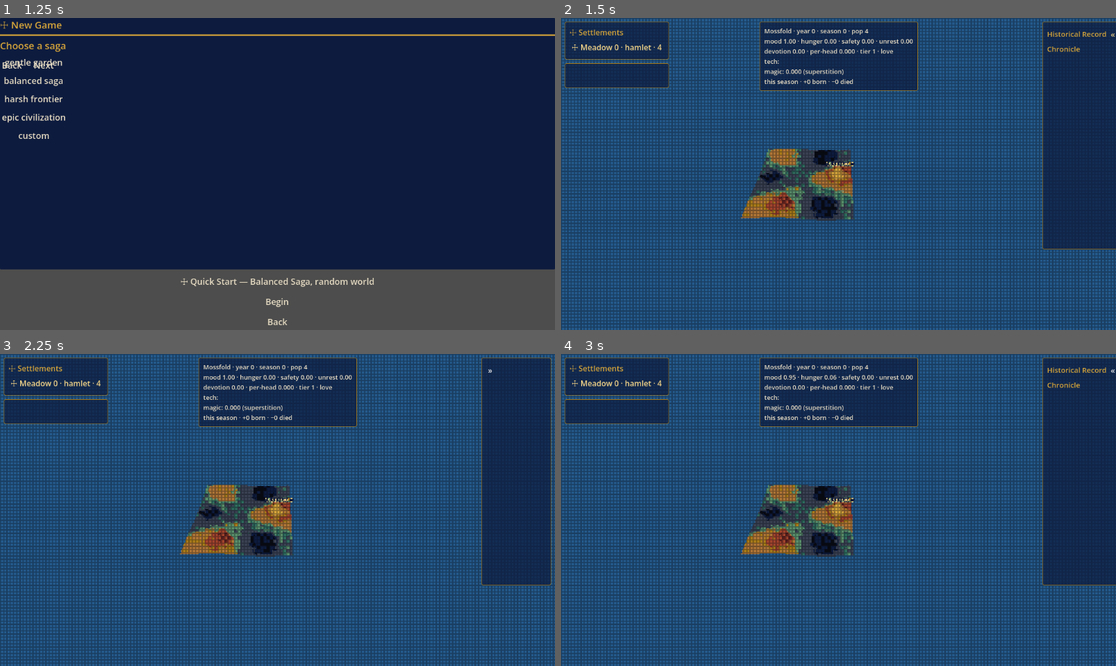
Above: before the commit, frames 1-4 (two rows, left to right).
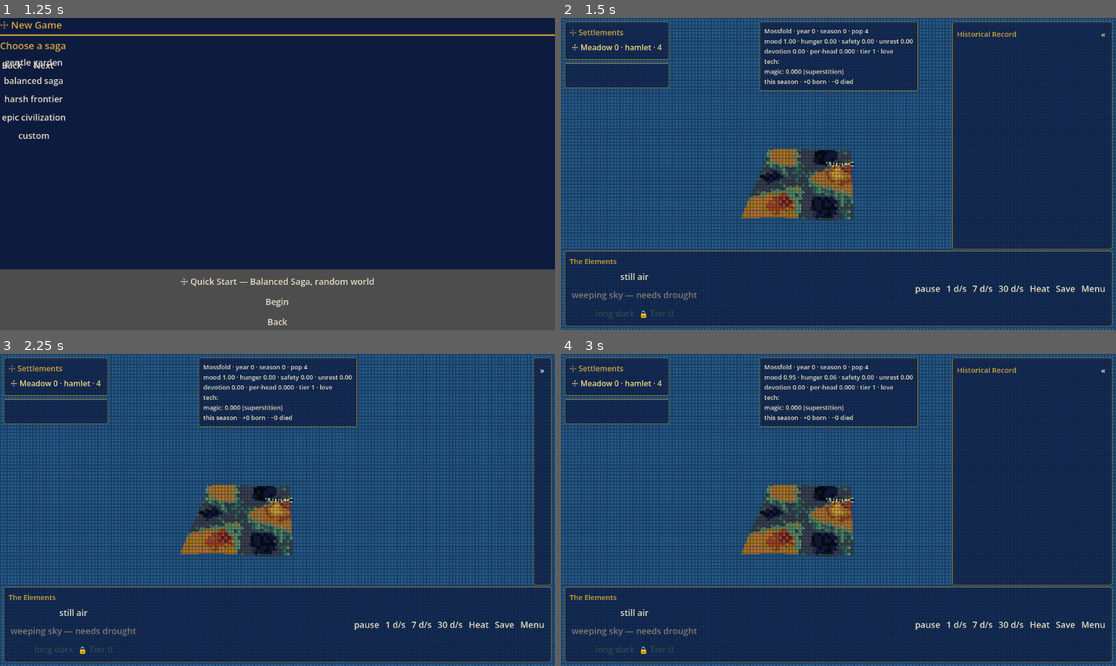
Above: after the commit, the same moments.

Repository: khuzul2/gnome-colony
Game: Godot game, scene res://presentation/main.tscn
Two runs of this game, one before a commit and one after it. Both use one fixed random seed, a clock stepped at 60 frames per second and the inputs below.
Inputs:
- Up to frame 1 (1.25 s): click "New Game" at 0.5 s
- Up to frame 2 (1.5 s): click "☩ Quick Start — Balanced Saga…" at 1.25 s
- Up to frame 3 (2.25 s): click "«" at 2 s
- Up to frame 4 (3 s): click "»" at 2.75 s

Frame 1 is identical in both runs. In frame 2, 36% of the frame differs, in the area x 0-100%, y 1-99%; in frame 3, 31%; in frame 4, 36%.

Commit message:
HUD fix: action bar + Historical Record were growing off-screen
Playtest (2026-07-06) showed the bottom action bar absent and the right
Historical Record cut off the right edge. Cause: Control's default grow
direction is END, so edge-anchored panes grew OUTWARD (down/right) past the
viewport instead of inward.

- HudFrame: action bar now anchors the bottom edge with grow_vertical=BEGIN
  (grows up into view); the Historical Record anchors the right edge with
  grow_horizontal=BEGIN and a bounded offset_left (fixed EXPANDED_WIDTH), so it
  hugs the right with a margin instead of running off-screen.
- HistoryPanel: collapse now narrows the pane (offset_left -> COLLAPSED_WIDTH)
  for a real gutter strip; clip_contents + the feed's inner "Chronicle" title
  hidden (the panel carries its own heading).
- ChronicleFeed: labels autowrap (WORD_SMART) so long event lines wrap to the
  fixed panel width instead of forcing it wider.
- test_hud_layout: regression test that both panes grow on-screen + collapse
  changes the width.

Affected suites green (56/56 incl. RunView/shell/phase17 against the current
tree), lint clean.

Co-Authored-By: Claude Opus 4.8 <noreply@anthropic.com>

Diff:
--- a/presentation/ui/hud/chronicle_feed.gd
+++ b/presentation/ui/hud/chronicle_feed.gd
@@ -92,6 +92,9 @@
 	for i in count:
 		var label := Label.new()
 		label.text = lines[i]
+		# Wrap long lines to the panel width (rather than forcing the panel wider) so
+		# the record stays a fixed-width side panel [user request 2026-07-06].
+		label.autowrap_mode = TextServer.AUTOWRAP_WORD_SMART
 		# Oldest (top) dimmest, newest (bottom) full — a gentle fade into memory.
 		var tint: Color = Palette.COLORS[Palette.BONE_WHITE]
 		tint.a = clampf(1.0 - FADE_STEP * (count - 1 - i), FADE_FLOOR, 1.0)
--- a/presentation/ui/hud/history_panel.gd
+++ b/presentation/ui/hud/history_panel.gd
@@ -18,6 +18,11 @@
 ## Arrows for the collapse toggle: « folds the open panel, » unfolds the strip.
 const FOLD_MARK := "«"
 const UNFOLD_MARK := "»"
+## The panel's on-screen width, open vs folded [user request 2026-07-06]. The HUD
+## frame anchors the RIGHT edge; the panel spans leftward by one of these widths,
+## so collapsing genuinely narrows it to a gutter strip. Presentation numbers.
+const EXPANDED_WIDTH := 340.0
+const COLLAPSED_WIDTH := 44.0
 
 ## The wrapped feed — the test-facing renderer; RunView feeds it `place_of`.
 var feed: ChronicleFeed
@@ -32,6 +37,8 @@
 func _init() -> void:
 	name = "history_panel"
 	RavennaUI.skin_hud_panel(self)
+	# Clip so long chronicle lines can't force the pane wider than its fixed width.
+	clip_contents = true
 	var column := VBoxContainer.new()
 	column.name = "column"
 	column.size_flags_vertical = Control.SIZE_EXPAND_FILL
@@ -69,15 +76,23 @@
 	# The feed's own solid ground would double the pane's opacity, and its inline
 	# "Chronicle" title would double this panel's heading — clear both.
 	feed.add_theme_stylebox_override("panel", RavennaUI.clear_style())
+	# The panel carries its own "Historical Record" heading, so drop the feed's
+	# inline "Chronicle" title to avoid a double heading.
+	var inner_title: Node = feed.find_child("title", true, false)
+	if inner_title != null:
+		(inner_title as CanvasItem).visible = false
 	_scroll.add_child(feed)
 	feed.line_added.connect(_follow_to_newest)
 
 
 ## Collapse to a thin strip (only the toggle shows) or expand back to the record.
+## The HUD frame anchors the panel's RIGHT edge; narrowing offset_left folds it to
+## a gutter strip (grow_horizontal BEGIN keeps it hugging the right edge).
 func set_collapsed(value: bool) -> void:
 	collapsed = value
 	_heading.visible = not value
 	_body.visible = not value
+	offset_left = -(COLLAPSED_WIDTH if value else EXPANDED_WIDTH)
 	_toggle.text = UNFOLD_MARK if value else FOLD_MARK
 	_toggle.tooltip_text = "Show the record" if value else "Collapse the record"
 	collapsed_changed.emit(collapsed)
--- a/presentation/ui/hud/hud_frame.gd
+++ b/presentation/ui/hud/hud_frame.gd
@@ -69,22 +69,39 @@
 	add_child(pane)
 
 
+## The Historical Record hugs the RIGHT edge at a fixed width, spanning from the top
+## margin down to the action bar's clearance. Both horizontal anchors sit at 1.0 and
+## grow_horizontal = BEGIN, so the pane extends LEFT from the right edge (the default
+## END grow would push it off-screen); offset_left sets the width and the collapse
+## toggle narrows it (HistoryPanel.set_collapsed).
 func _build_history() -> void:
 	history = HistoryPanel.new()
-	history.set_anchors_and_offsets_preset(Control.PRESET_RIGHT_WIDE)
+	history.anchor_left = 1.0
+	history.anchor_top = 0.0
+	history.anchor_right = 1.0
+	history.anchor_bottom = 1.0
+	history.grow_horizontal = Control.GROW_DIRECTION_BEGIN
+	history.offset_left = -HistoryPanel.EXPANDED_WIDTH
 	history.offset_right = -MARGIN
 	history.offset_top = MARGIN
 	history.offset_bottom = -ACTION_CLEAR
 	add_child(history)
 
 
+## The action bar spans the bottom edge full-width and grows UPWARD to fit its
+## content (grow_vertical = BEGIN; the default END would push it off the bottom).
 func _build_action_bar() -> void:
 	var pane := PanelContainer.new()
 	pane.name = "action_panel"
 	RavennaUI.skin_hud_panel(pane)
-	pane.set_anchors_and_offsets_preset(Control.PRESET_BOTTOM_WIDE)
+	pane.anchor_left = 0.0
+	pane.anchor_top = 1.0
+	pane.anchor_right = 1.0
+	pane.anchor_bottom = 1.0
+	pane.grow_vertical = Control.GROW_DIRECTION_BEGIN
 	pane.offset_left = MARGIN
 	pane.offset_right = -MARGIN
+	pane.offset_top = 0.0
 	pane.offset_bottom = -MARGIN
 	_action_slot = HBoxContainer.new()
 	_action_slot.name = "action_slot"
--- a/test/test_hud_layout.gd
+++ b/test/test_hud_layout.gd
@@ -44,6 +44,28 @@
 	assert_not_null(frame.get_node("left_column"), "a top-left column")
 	assert_not_null(frame.history, "a right-side Historical Record")
 	assert_not_null(frame.reject_label, "a refusal banner")
+
+
+func test_bottom_and_right_panes_grow_on_screen():
+	# Regression: the action bar and the record must grow INWARD from their edges,
+	# not off-screen (the default GROW_DIRECTION_END pushed them out of view).
+	var frame := _frame()
+	var action := frame.get_node("action_panel")
+	assert_eq(action.anchor_top, 1.0, "the action bar anchors to the bottom edge")
+	assert_eq(
+		action.grow_vertical,
+		Control.GROW_DIRECTION_BEGIN,
+		"…and grows UP into view, not down off-screen"
+	)
+	assert_eq(frame.history.anchor_right, 1.0, "the record anchors to the right edge")
+	assert_eq(
+		frame.history.grow_horizontal,
+		Control.GROW_DIRECTION_BEGIN,
+		"…and grows LEFT into view, not right off-screen"
+	)
+	assert_eq(
+		frame.history.offset_left, -HistoryPanel.EXPANDED_WIDTH, "…at a bounded expanded width"
+	)
 
 
 func test_the_panes_are_translucent_ravenna():
@@ -137,9 +159,11 @@
 	assert_true(panel.collapsed, "the toggle folds it to a strip")
 	assert_false(panel.get_node("column/body").visible, "…hiding the record")
 	assert_eq(panel._toggle.text, HistoryPanel.UNFOLD_MARK, "the arrow flips to unfold")
+	assert_eq(panel.offset_left, -HistoryPanel.COLLAPSED_WIDTH, "…and narrows to the gutter width")
 	panel.toggle()
 	assert_false(panel.collapsed, "…and back open")
 	assert_true(panel.get_node("column/body").visible)
+	assert_eq(panel.offset_left, -HistoryPanel.EXPANDED_WIDTH, "…restoring the full width")
 
 
 func test_collapse_emits_its_signal():
